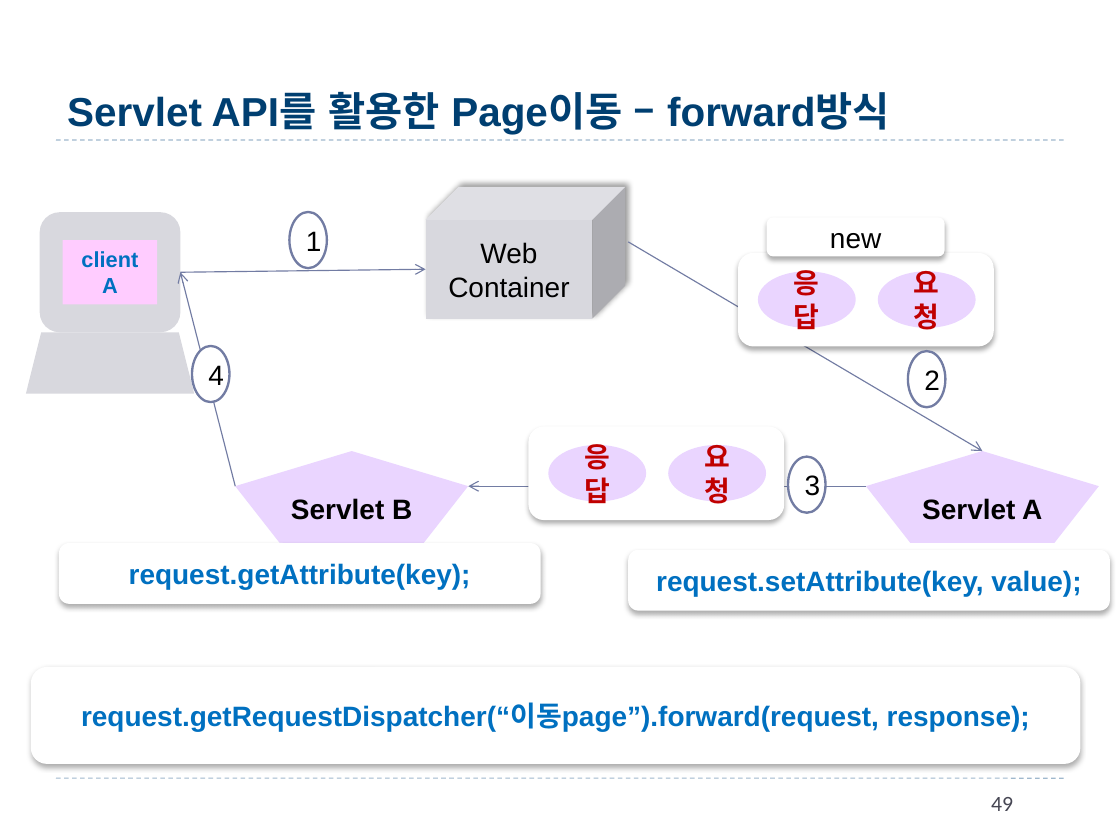
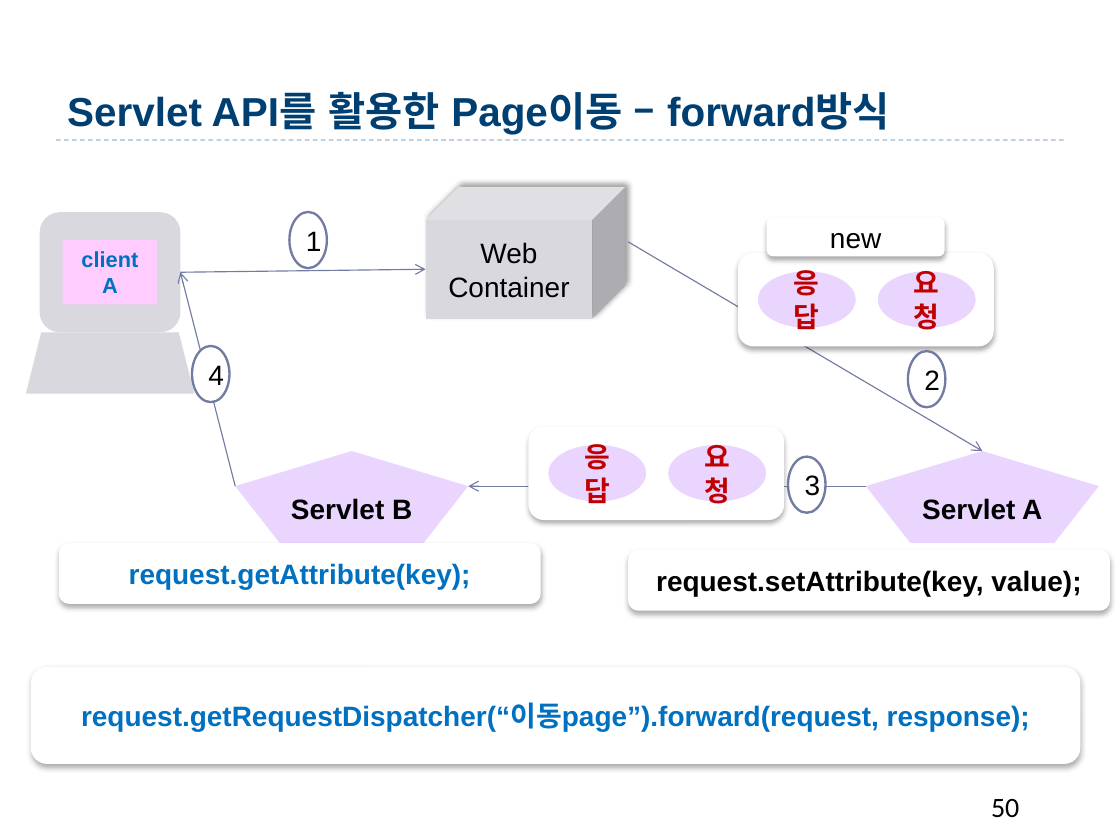
Before and after one commit to qfactor2013/BizStudyParallel, a slide deck: slide 50 of JSP_Servlet/4.Web[김혜경].pptx (slide 49 before the commit). Drawn at 1120x840 pixels with LibreOffice and Linux fonts; fonts in the diff are those of the drawing; background and template pictures are left out. Boxes give left, top, right and bottom in pixels: in the first picture for what was removed or moved away, otherwise in the second. Text is boxed around its words. In the diff, an @@ line names an element or a change of style, - is before the commit and + after.

```diff
--- a/JSP_Servlet/4.Web[김혜경].pptx
+++ b/JSP_Servlet/4.Web[김혜경].pptx
@@ rounded rectangle "request.setAttribute(key, value);" at [628,550,1110,610]: text colour #0070C0 to #000000 @@
@@ line removed from (56, 778) to (1064, 778) @@
@@ page number at [991,799,1019,817]: text changed; size 14 to 18 pt; text colour #464653 to #000000 @@
-49
+50
```
Also in this commit, not shown: 111 other slides changed, 5 slides added, 2 slides removed, 48 other files.
